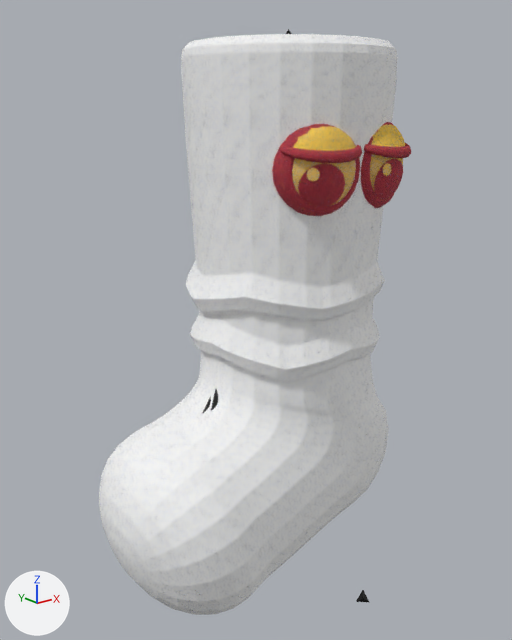
The glTF model assets/meshes/steal-a-sock/socks/CrustyCrew_L.glb: old version first, new version second.
Before and after are seen from a camera (50 mm lens) standing at (-3.69, -4.23, 3.86) and looking at (-0.34, -0.04, 2.19). The lights are fixed; the arrows at lower left show +X, +Y and +Z. The picture after the commit comes second. Vertices at exactly the same position are counted once.

Names of what the first picture shows: 'CrustyCrew_L', 'CrustyCrew_L_Outline' and 1 more.
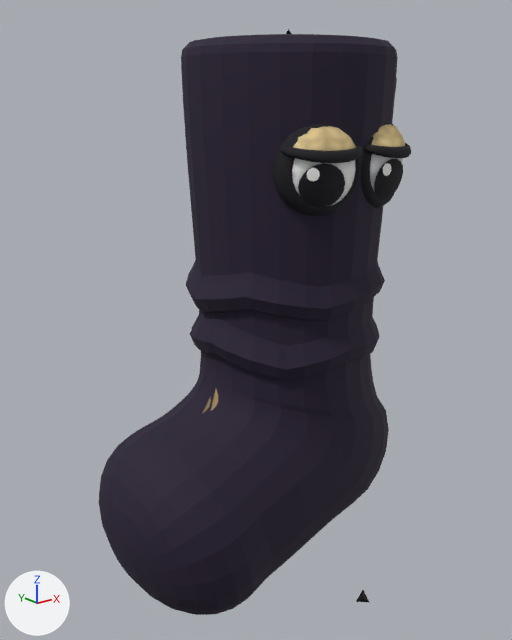
What changed in the scene script:
```text
Add img_crustycrew_l_paint:
    img_crustycrew_l_paint = load_image('CrustyCrew_L_Paint', '_unpacked/CrustyCrew_L_Paint', 512, 512, 'sRGB')
Add mat_crustycrew_l_paint:
    mat_crustycrew_l_paint = principled_material('CrustyCrew_L_Paint')
    mat_crustycrew_l_paint.texture = img_crustycrew_l_paint
    mat_crustycrew_l_paint.roughness = 0.85
Change me_crustycrew_l:
    where me_crustycrew_l.from_pydata(...)  # 3118 vertices, 5662 faces; spans x -1.59..1.06, y -0.89..0.74, z 0.0..4.25
    used by ob_crustycrew_l; location = (0.0, 0.0, 0.0)
    me_crustycrew_l part 1: 5662 faces spanning x -1.59..1.06, y -0.89..0.74, z 0.0..4.25 switch from mat_palette (picture img_palette) to mat_crustycrew_l_paint (picture img_crustycrew_l_paint)
Change me_crustycrew_l_outline:
    where me_crustycrew_l_outline.from_pydata(...)  # 1694 vertices, 3166 faces; spans x -1.65..1.12, y -0.79..0.8, z -0.06..4.3
    used by ob_crustycrew_l_outline; location = (0.0, 0.0, 0.0)
    me_crustycrew_l_outline part 2: texture (UV) coordinates of 3166 of 3166 faces, centred in x -1.65..1.08, y -0.79..0.79, z -0.05..4.3, changed; they spanned u 0.02..0.02, v 0.98..0.98 and now span u 0.01..0.01, v 0.99..0.99
```

What differs and where, as boxes (x1, y1, x2, y2) in the pictures (512 x 640 px):
part 1 of me_crustycrew_l, recoloured (red to black): (202, 122, 411, 414) in both
part 2 of me_crustycrew_l_outline, surface changed (darker): (99, 34, 398, 615) in both
